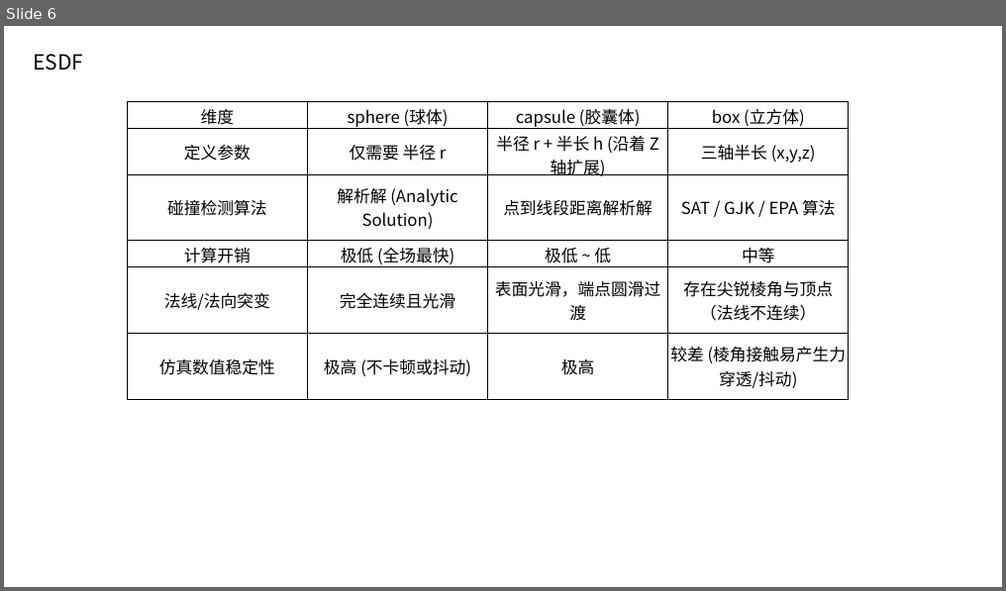
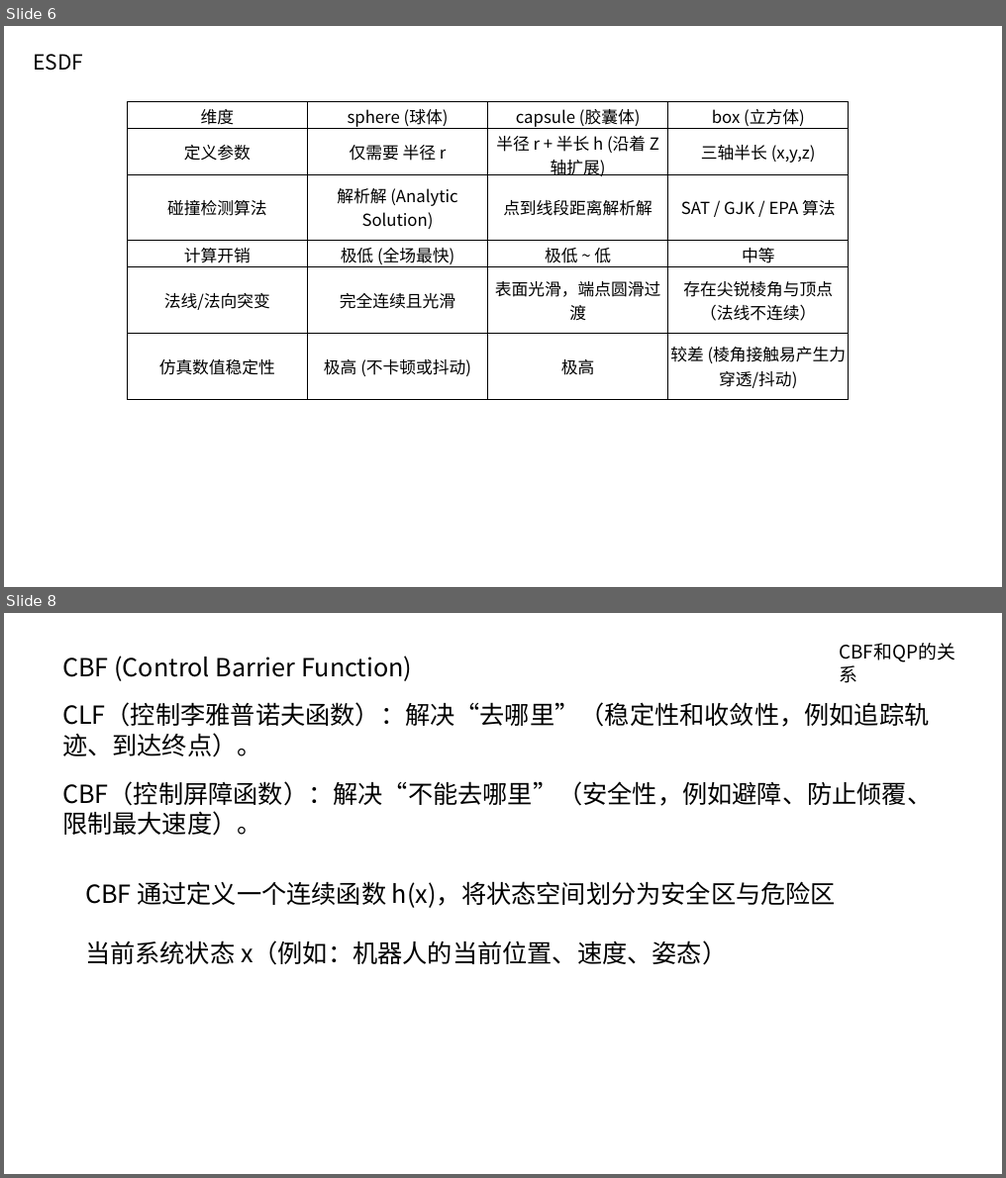
Before and after one commit to ruler-cap/git_test, a slide deck: avoidance/1.pptx. Shown one above the other, each under a label of ours: slide 6 before the commit, slides 6 and 8 after it; the slides between them are not shown. The pictures are 1006x591 and 1006x1178 pixels, drawn with LibreOffice and Linux fonts; fonts in the diff are those of the drawing. Boxes give left, top, right and bottom in pixels: in the first picture for what was removed or moved away, otherwise in the second. Text is boxed around its words. In the diff, an @@ line names an element or a change of style, - is before the commit and + after.

Commit message:
CBF

```diff
--- a/avoidance/1.pptx
+++ b/avoidance/1.pptx
@@ slide 8 added at (4, 613, 1002, 1174), background #FFFFFF @@
@@ text added at (832, 637, 979, 666), 18 pt, text #000000 @@
+CBF和QP的关系
@@ text added at (62, 656, 412, 681), 24 pt, text #000000 @@
+CBF (Control Barrier Function)
@@ text added at (62, 702, 929, 758), 24 pt, text #000000 @@
+CLF（控制李雅普诺夫函数）：解决“去哪里”（稳定性和收敛性，例如追踪轨迹、到达终点）。
@@ text added at (62, 781, 932, 836), 24 pt, text #000000 @@
+CBF（控制屏障函数）：解决“不能去哪里”（安全性，例如避障、防止倾覆、限制最大速度）。
@@ text added at (85, 881, 836, 908), 24 pt, text #000000 @@
+CBF 通过定义一个连续函数 h(x)，将状态空间划分为安全区与危险区
@@ text added at (85, 941, 727, 965), 24 pt, text #000000 @@
+当前系统状态 x（例如：机器人的当前位置、速度、姿态）
```
Also in this commit, not shown: 1 slide changed, 1 other slide added.
